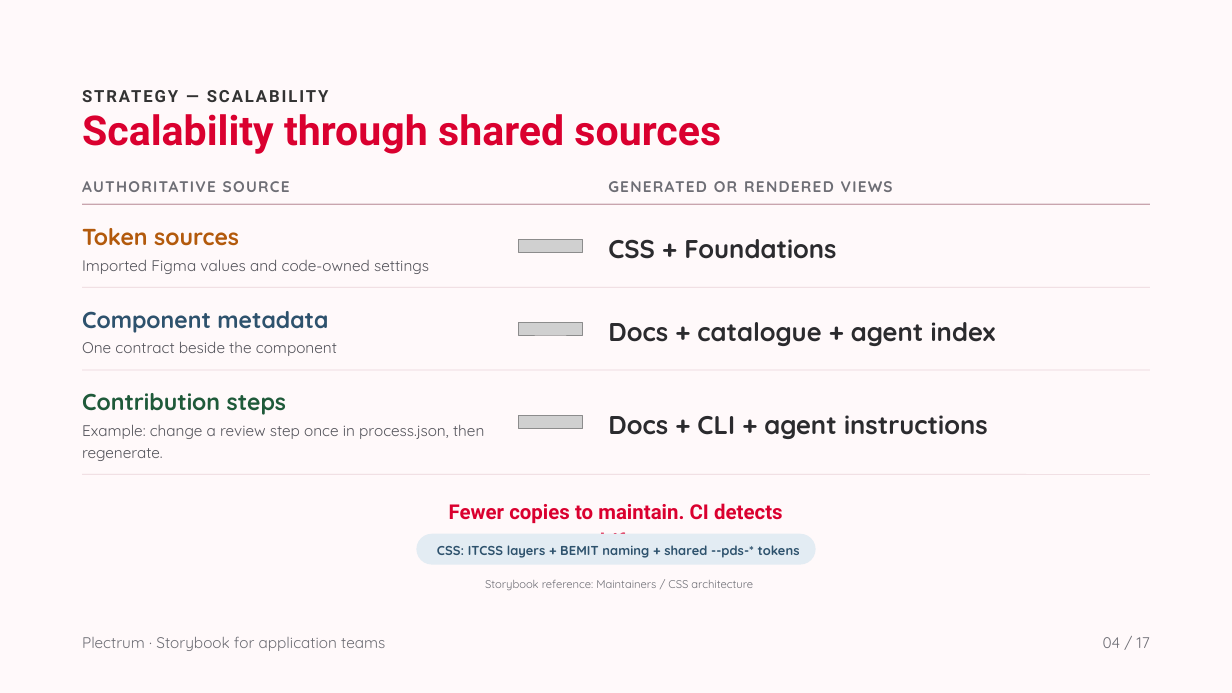
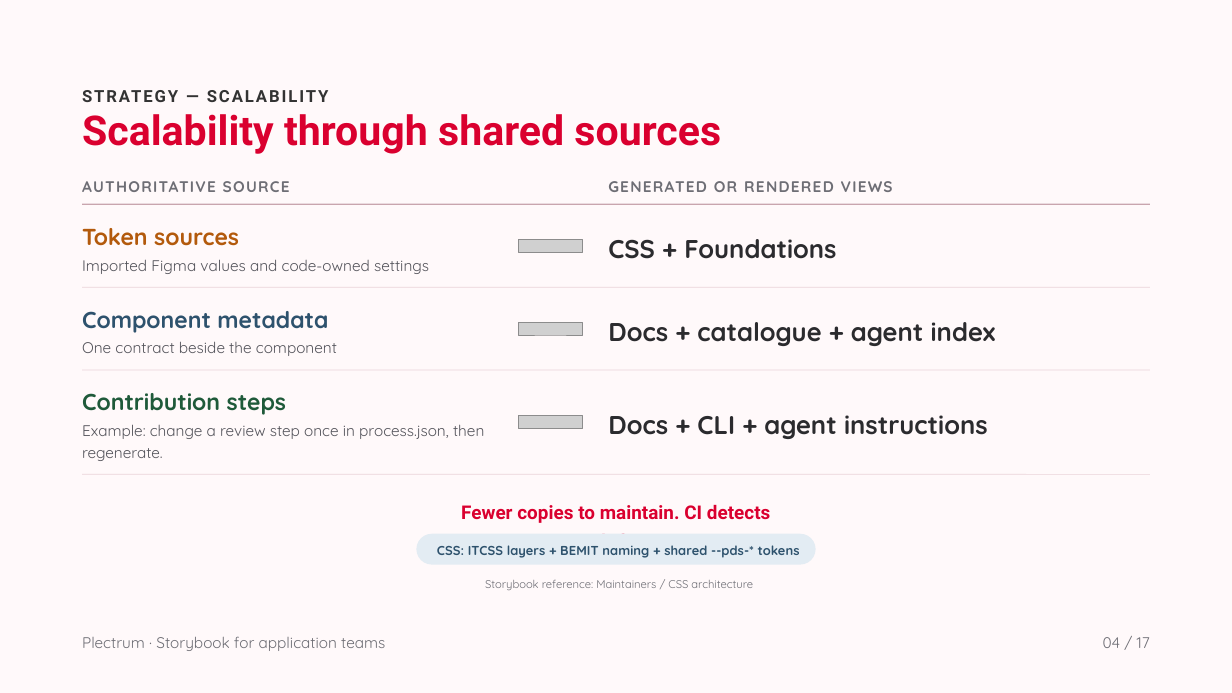
Before and after one commit to solidaris-danielbodigil/solidaris-plectrum, a slide deck: slide 4 of docs/Storybook for application teams.pptx. Drawn at 1232x693 pixels with LibreOffice and Linux fonts; fonts in the diff are those of the drawing; grey boxes stand for pictures. Boxes give left, top, right and bottom in pixels: in the first picture for what was removed or moved away, otherwise in the second. Text is boxed around its words. In the diff, an @@ line names an element or a change of style, - is before the commit and + after.

```diff
--- a/docs/Storybook for application teams.pptx
+++ b/docs/Storybook for application teams.pptx
@@ text "Fewer copies to maintain. CI ..." at [461,505,770,554]: size 15.9 to 14.7 pt @@
```
Also in this commit, not shown: 3 other files.
